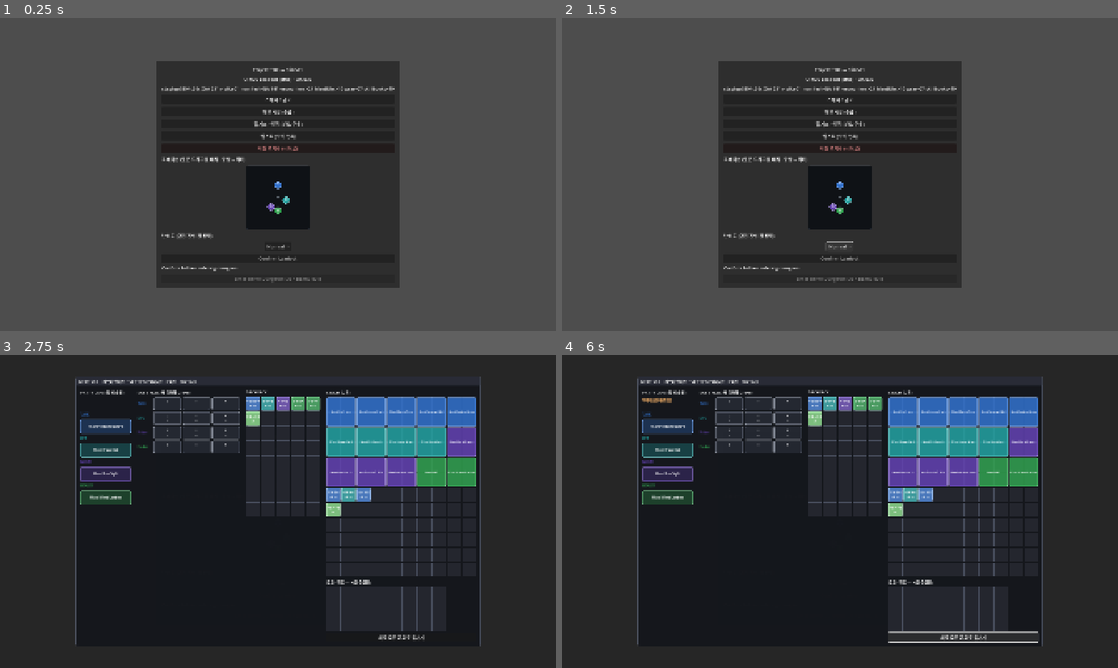
Above: before the commit, frames 1-4 (two rows, left to right).
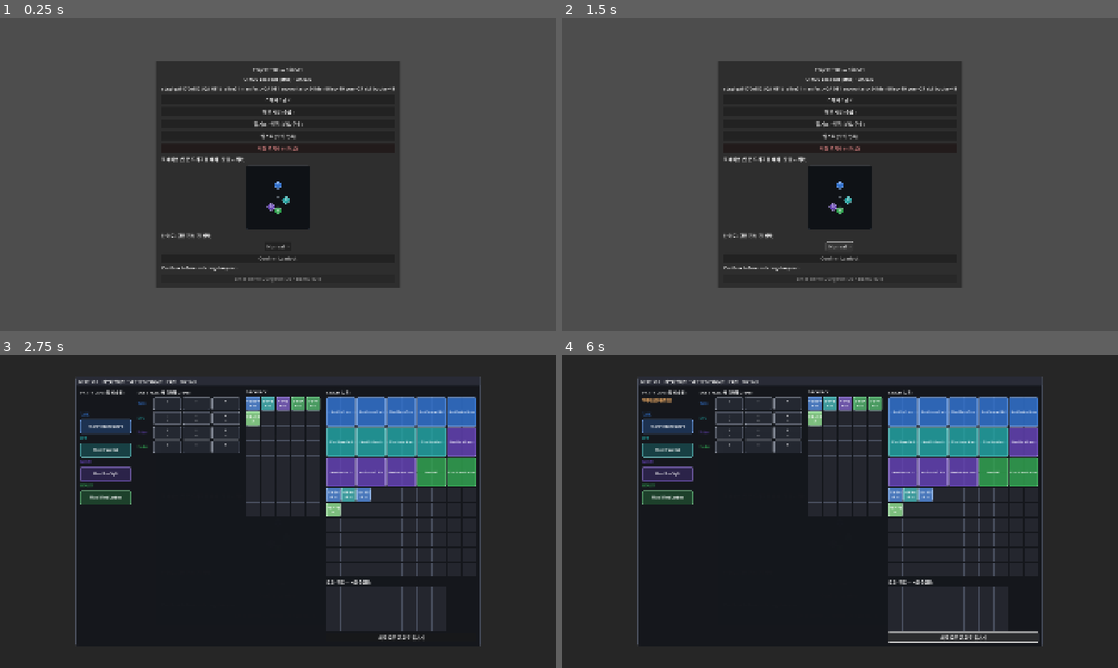
Above: after the commit, the same moments.

Repository: haepari1019/project_tdc_game
Game: Godot game, scene res://scenes/main.tscn
Two runs of this game, one before a commit and one after it. Both use one fixed random seed, a clock stepped at 60 frames per second and the inputs below.
Inputs:
- Up to frame 1 (0.25 s): no input
- Up to frame 2 (1.5 s): click "Normal" at 0.5 s; click "Normal" at 1.25 s
- Up to frame 3 (2.75 s): click "스태시 / 금고" at 2 s
- Up to frame 4 (6 s): click "허브 시설 (승급)" at 2.75 s; click "필기소 · 상점 (분석/구매)" at 3.5 s; click "퀘스트 (의뢰 목록)" at 4.25 s; click "저장 초기화 (시드로)" at 5 s; click "재료 모두 금고로 옮기기" at 5.75 s

The runs differ from the first frame. In frame 1, 0.4% of the frame differs, in the area x 29-71%, y 21-81%; in frame 2, 0.4%; in frame 3, less than 0.1%; in frame 4, less than 0.1%.

Commit message:
fix(parity): 재판정 5건 해소 — AB-002 unified·Melee 규약·밴드 게이트 모델 교체 (DRIFT-135)
DRIFT-134 전파 중 "스펙 쪽 판단 필요"로 남긴 6건 중 5건 해소(⑥ 맵 커버리지는
맵 개편에 묶임). 셋은 실물 전수를 세어 보니 내가 잠정으로 넣은 값이 틀린 모델이었다.

③ 쿨 파리티 잔여 3건 전부 해소 — 정본 규칙까지 세웠다
   어느 쪽이 정본인가 = 아군 값(클러스터 패스 판정을 최근에 거친 쪽).
   AB-011 적 5→8 · AB-067 적 10→9.
   AB-002는 쿨만 맞출 수 없었다 — kind(skillbook_strike ↔ enemy_melee)와 배율
   (1.0 ↔ 2.2)까지 갈려 이미 진영별로 다른 스킬이었다. 쿨만 통일하면 절반만 맞춘
   상태가 되고 면제도 안 줄어든다 → unified: true 전환. 적측에 광역 분기를 새로
   파는 대신 스펙이 정의한 "해소 1개 + 프론트엔드 2개"를 그대로 쓴다.
   파리티 면제 4건 → 1건(orphan AB-005만).

⚠️ 대가: 적 AB-002가 단일 근접타 → 자기중심 8m 광역이 된다.
   EN-001 contact 18→21로 탱커 체감 DPS는 보존(26.1→25.5, −2.1%)했으나
   다른 파티원에게 10.5/s의 압력이 신설된다(종전 0). EN-001은 Normal 조우
   11곳에 등장 — F5 최우선. 부수로 EN-006 스턴 주기 5→8s(빈도 −37%).

🐞 ④ Melee 밴드 — 임계값이 아니라 내 모델이 틀렸다
   DRIFT-131에서 게이트를 Melee ≤ 4m로 짰는데, 실물 9종 중 8종이 range_m 자체가
   없다(자기중심). Melee의 뜻은 "근접 사거리"가 아니라 「자기중심」이었다.
   유일 예외 AB-035(5.0m·targeted·taunt_all·cast 2.5)는 조준형 광역 도발이라
   명백한 오배정 → Mid. 게이트를 Melee ⇒ range_m 없음으로 교체(전 클래스 적용).

스펙 전용 3건(게임 무변경): AB-062 abilityKind → Buff(enum 확장 불요 — Buff 15종이
전부 자기/아군 강화이고 AB-062는 적에게 아무것도 하지 않는다) · Veiled 회피 보정
폐기 확정(은신 중엔 표적이 안 되고 첫 타격에 풀려 적용 창이 없다) ·
SwarmTrash → Fodder 재분류(EN-009는 능력 0이라 대응할 패턴이 없다).

전파 완료: spec 176e982 · DEC-20260812-002. 핀 204c20c → 176e982.
게이트: ci_smoke.sh 11/11 PASS.

Co-Authored-By: Claude Opus 5 (1M context) <noreply@anthropic.com>

Diff:
--- a/data/slice01/abilities.json
+++ b/data/slice01/abilities.json
@@ -3,9 +3,9 @@
   "abilities": {
     "AB-002": {
       "kind": "enemy_melee",
-      "cooldown_s": 3.0,
-      "damage_mult": 2.2,
-      "knockback_m": 2.6,
+      "cooldown_s": 2,
+      "damage_mult": 1.0,
+      "knockback_m": 3.0,
       "vfx": "shield_bash"
     },
     "AB-004": {
@@ -42,7 +42,7 @@
       "kind": "enemy_stun",
       "telegraph_s": 0.5,
       "channel": true,
-      "cooldown_s": 5.0,
+      "cooldown_s": 8,
       "damage_mult": 0.6,
       "stun_s": 1.4,
       "vfx": "shield_bash"
@@ -338,7 +338,7 @@
       "kind": "enemy_shield",
       "telegraph_s": 1.0,
       "channel": true,
-      "cooldown_s": 10.0,
+      "cooldown_s": 9,
       "radius_m": 8.0,
       "shield_pct": 0.26,
       "duration_s": 3.0,
--- a/data/slice01/enemies.json
+++ b/data/slice01/enemies.json
@@ -9,7 +9,7 @@
       "stats": {
         "hp": 760,
         "move_speed": 5.5,
-        "contact_damage": 18,
+        "contact_damage": 21,
         "attack_range_m": 1.8,
         "attack_interval_s": 1.4
       },
--- a/data/slice01/skillbooks.json
+++ b/data/slice01/skillbooks.json
@@ -3,6 +3,7 @@
   "skillbooks": [
     {
       "base_ability_id": "AB-002",
+      "unified": true,
       "display_name": "방패 강타",
       "equip_classes": [
         "Tank"
@@ -921,7 +922,7 @@
       "equip_classes": [
         "Tank"
       ],
-      "range_band": "Melee",
+      "range_band": "Mid",
       "charges_max": 60,
       "cast": {
         "kind": "skillbook_taunt",
--- a/spec_ref.json
+++ b/spec_ref.json
@@ -2,8 +2,8 @@
   "spec_repository": "https://github.com/haepari1019/project_tdc",
   "spec_remote": "origin",
   "spec_branch": "staging",
-  "spec_commit": "204c20c0636302f2a7e85a3dc318cc9516882674",
-  "spec_commit_short": "204c20c",
+  "spec_commit": "176e982b32ad374e5ff9bbad7307c62712b87e37",
+  "spec_commit_short": "176e982",
   "pinned_at": "2026-08-12",
   "playable_contract_id": "QA-031",
   "implementation_phase": "2",
--- a/tools/party_pool_smoke.gd
+++ b/tools/party_pool_smoke.gd
@@ -752,23 +752,33 @@
 	# 밴드가 실사거리와 어긋나면 **"10m에서 쏘는데 근접이라 보상은 최소"** 처럼 조용히 손해를 본다 —
 	# AB-106이 정확히 그랬다. 계수를 구동하는 건 잠행뿐이라 **누커 장착 가능 스킬만** 검사한다
 	# (Tank 전용 AB-035는 밴드가 아무것도 구동하지 않아 대상 밖).
-	var BAND_RANGE := {"Melee": [0.0, 4.0], "Mid": [4.0, 12.0], "Long": [10.0, 9999.0]}
+	# ⚠️ **모델 정정(DRIFT-135):** 처음엔 `Melee ≤ 4m`로 검사했는데 실물을 보니 틀린 모델이었다 —
+	#    `Melee` 밴드 9종 중 **8종이 `range_m` 자체가 없다**(자기중심). 즉 Melee의 실제 뜻은
+	#    "근접 사거리"가 아니라 **「자기중심 = 사거리 개념 없음」**이고, 임계값 문제가 아니었다.
+	#    유일한 예외 AB-035(5.0m 조준 광역 도발)는 잘못 붙어 있던 것이라 Mid로 정정했다.
+	var BAND_RANGE := {"Mid": [4.0, 12.0], "Long": [10.0, 9999.0]}
 	var band_n := 0
 	for ab in sd._registry_list("ability_ids"):
 		var mb: Dictionary = sd.get_skillbook_master(String(ab))
-		if mb.is_empty() or not (mb.get("equip_classes", []) as Array).has("Nuker"):
-			continue
+		if mb.is_empty():
+			continue
+		var bd := String(mb.get("range_band", ""))
 		var rm = mb.get("cast", {}).get("range_m")
-		if rm == null:
-			continue   # 자기중심·자동 = 사거리 개념이 없다
-		var bd := String(mb.get("range_band", ""))
-		if not BAND_RANGE.has(bd):
+		# ① Melee = 자기중심. 사거리를 가지면 그건 Melee가 아니다(전 클래스 적용 — 계수와 무관한 규약).
+		if bd == "Melee":
+			band_n += 1
+			_chk("%s Melee = 자기중심(range_m 없음)" % ab, rm == null)
+			continue
+		# ② Mid/Long은 실사거리와 정합해야 한다 — 밴드가 잠행 결속 계수를 구동하므로 누커 장착분만.
+		if rm == null or not BAND_RANGE.has(bd):
+			continue
+		if not (mb.get("equip_classes", []) as Array).has("Nuker"):
 			continue
 		band_n += 1
 		var lo: float = float((BAND_RANGE[bd] as Array)[0])
 		var hi: float = float((BAND_RANGE[bd] as Array)[1])
 		_chk("%s band %s ↔ 사거리 %s 정합" % [ab, bd, str(rm)], float(rm) > lo - 0.001 and float(rm) <= hi)
-	_chk("밴드 정합 검사 대상 >= 15종", band_n >= 15)
+	_chk("밴드 정합 검사 대상 >= 20종", band_n >= 20)
 
 	# ── 폐기 스킬의 유령 참조(DRIFT-130) ────────────────────────────────────────
 	# 스킬북만 지우고 **획득 풀·결속·픽스처**를 놔두면 존재하지 않는 책을 가리키게 된다.
@@ -957,14 +967,10 @@
 	# 결국 다른 스킬이 된다. 면제는 사유를 남긴 **기존 미판정 잔여**뿐이고, 여기 없는 신규 이탈은 FAIL.
 	var PARITY_EXEMPT := {
 		"damage_mult": {
-			"AB-002": "Tank 패스에서 아군만 스팸형 저딜(1.0)로 재정의 · 적 EN-001은 2.2 유지 — 미판정 잔여",
 			"AB-005": "적측 정의가 orphan(EN-010에서 제거) — 죽은 데이터",
 		},
 		"cooldown_s": {
-			"AB-002": "위와 같은 미판정 잔여(아군 2 / 적 3)",
 			"AB-005": "orphan",
-			"AB-011": "Tank 패스 잔여(아군 8 / 적 5) — 미판정",
-			"AB-067": "Healer 보호막 패스 잔여(아군 9 / 적 10) — DRIFT-119 튜닝 시 적측 미동기",
 		},
 	}
 	var parity_n := {"damage_mult": 0, "cooldown_s": 0}
Not shown, changed: docs/SPEC_DRIFT.md
